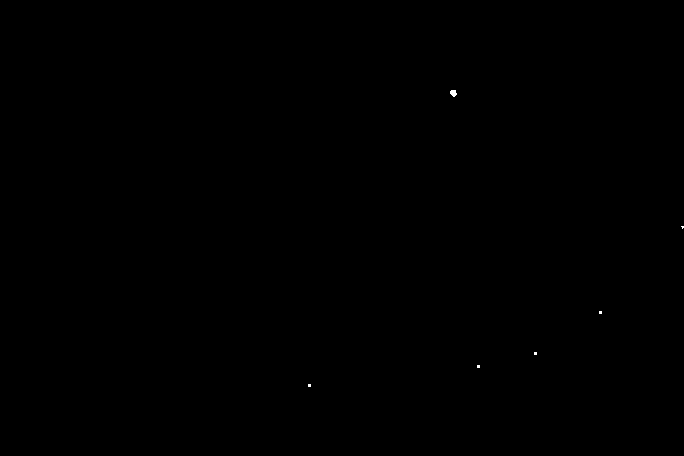
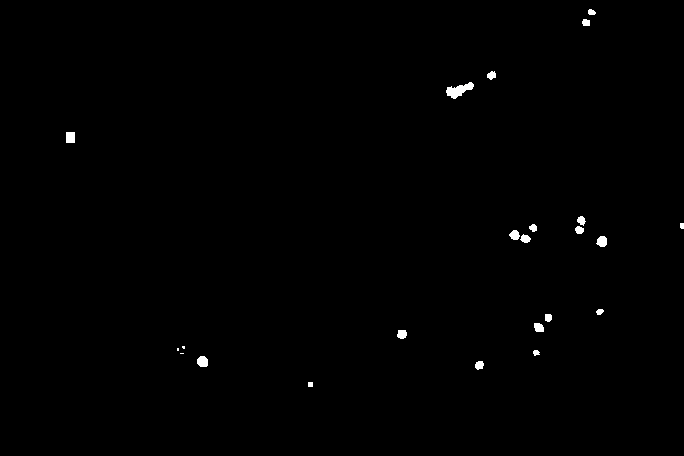
Two versions of the same layered image (684px x 456px). Layer-by-layer changes:
painted on "mask" over [66, 9, 684, 387]
showed "sliced.JPG" over [66, 9, 684, 387]
